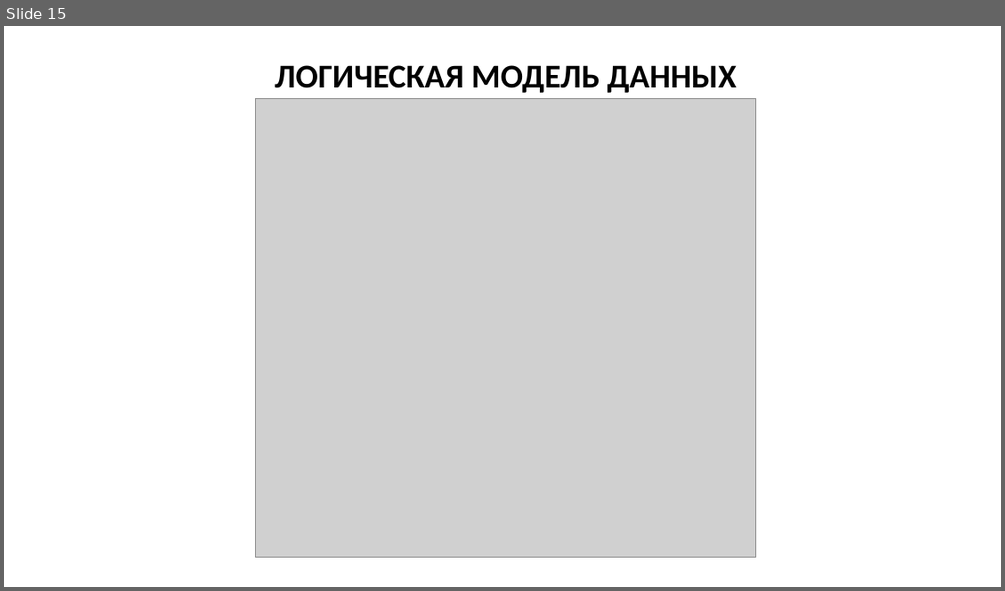
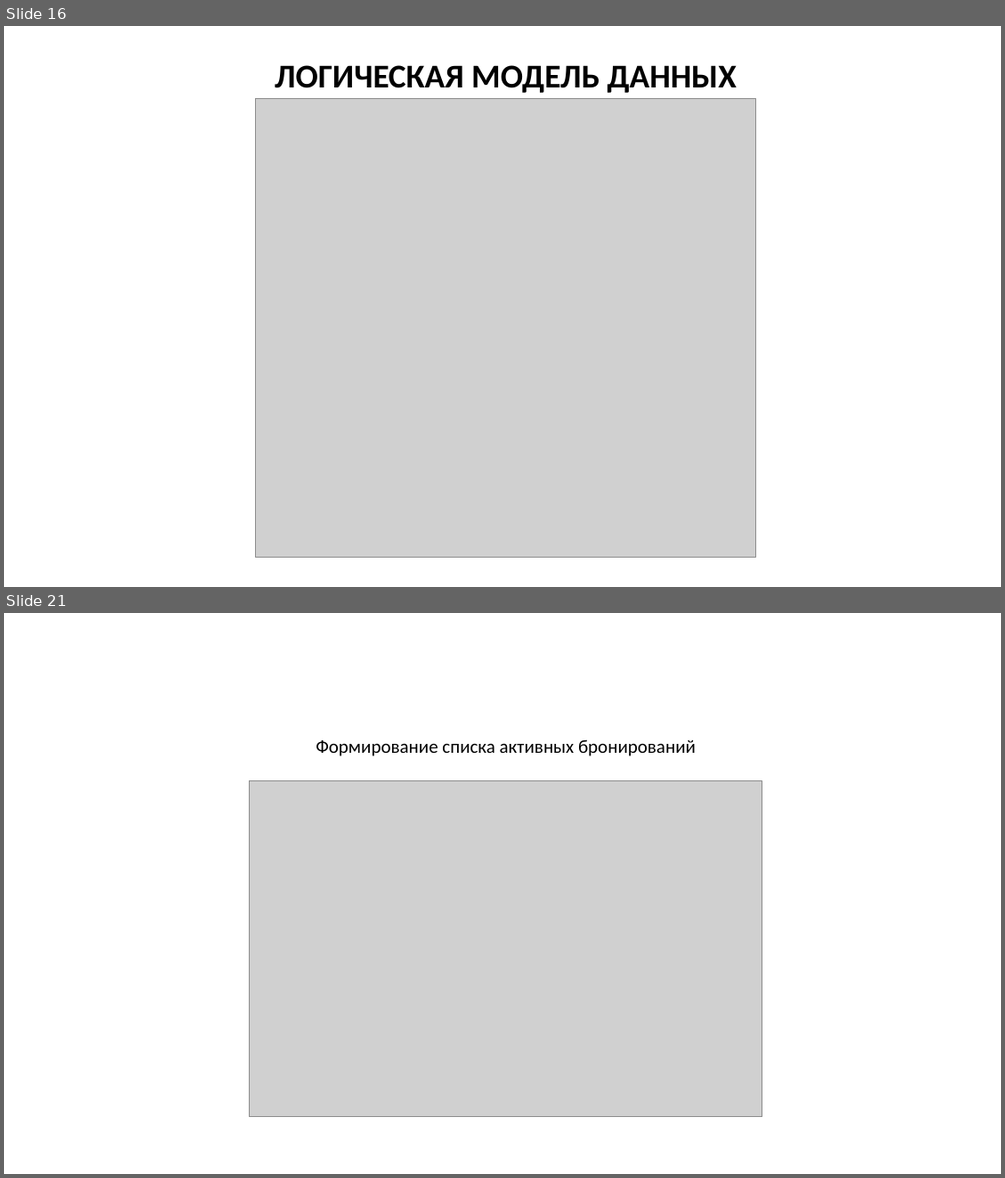
Before and after one commit to Crecker24/kursach, a slide deck: Презентация к курсовой.pptx. Shown one above the other, each under a label of ours: slide 15 before the commit, slides 16 and 21 after it; the slides between them are not shown. The pictures are 1005x591 and 1005x1178 pixels, drawn with LibreOffice and Linux fonts; fonts in the diff are those of the drawing; grey boxes stand for pictures. Boxes give left, top, right and bottom in pixels: in the first picture for what was removed or moved away, otherwise in the second. Text is boxed around its words. In the diff, an @@ line names an element or a change of style, - is before the commit and + after.

```diff
--- a/Презентация к курсовой.pptx
+++ b/Презентация к курсовой.pptx
@@ slide 21 added at bbox=[4, 613, 1001, 1174], background #FFFFFF @@
@@ text added at bbox=[316, 739, 696, 756], 18 pt, text #000000 @@
+Формирование списка активных бронирований
@@ picture added at bbox=[250, 781, 762, 1117] @@
@@ what was slide 15 is now slide 16 @@
```
Also in this commit, not shown: 1 slide changed, 6 other slides added.
